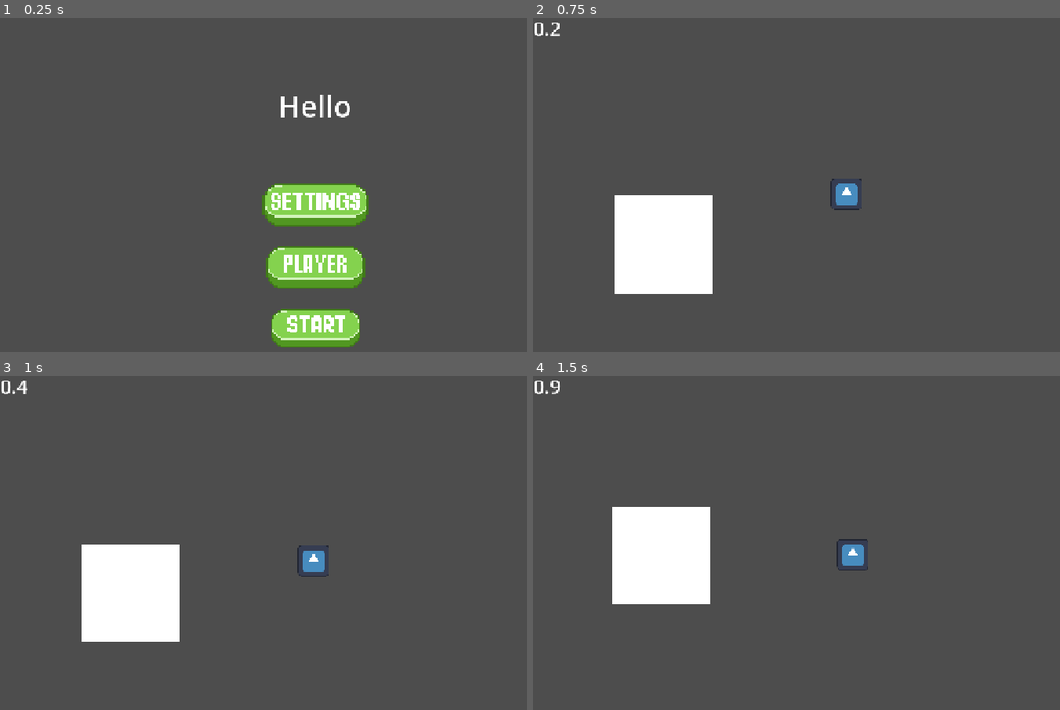
Above: before the commit, frames 1-4 (two rows, left to right).
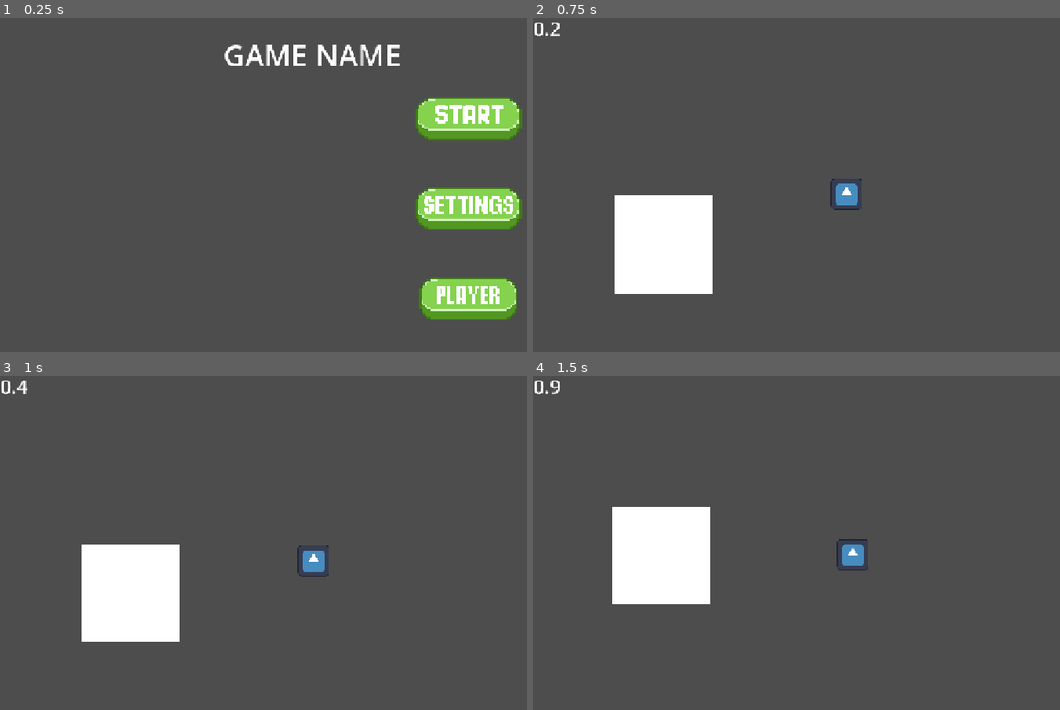
Above: after the commit, the same moments.

Repository: SebastianFiser/hc-haven-bounce-back
Game: Godot game, scene res://scenes/main.tscn
The game is run twice, just before and just after one commit, with the same random seed, the same clock (stepped at 60 frames per second) and the same inputs. The engine's default icon, where the game draws it, is replaced by a stand-in: a white triangle on a blue panel in a dark square.
Inputs (mouse positions are in pixels of both pictures, inside the frame that each line leads up to; where the layout moved, square brackets give the same spot in the first picture):
- Up to frame 1 (0.25 s): no input
- Up to frame 2 (0.75 s): click (1002, 118) [849, 328] at 0.5 s
- Up to frame 3 (1 s): no input
- Up to frame 4 (1.5 s): hold D (move_right) from 1.28 s (still down)

The runs differ from the first frame. In frame 1, 15% of the frame differs, in the area x 42-100%, y 7-99%; in frame 2, nothing differs; in frame 3, nothing differs; in frame 4, nothing differs.

Commit message:
Settings

Diff:
--- a/scenes/main.tscn
+++ b/scenes/main.tscn
@@ -52,22 +52,22 @@
 
 [node name="Label" type="Label" parent="Start" unique_id=2088382483]
 layout_mode = 0
-offset_left = 568.0
-offset_top = 144.0
-offset_right = 718.0
-offset_bottom = 227.0
+offset_left = 456.0
+offset_top = 40.0
+offset_right = 819.0
+offset_bottom = 123.0
 theme_override_font_sizes/font_size = 60
-text = "Hello"
+text = "GAME NAME"
 
 [node name="start" type="TextureButton" parent="Start" unique_id=788135746]
 layout_mode = 1
 anchors_preset = -1
 anchor_right = 1.0
 anchor_bottom = 1.0
-offset_left = 552.0
-offset_top = 600.0
-offset_right = -636.0
-offset_bottom = -80.0
+offset_left = 848.0
+offset_top = 168.0
+offset_right = -324.0
+offset_bottom = -508.0
 scale = Vector2(2, 2)
 texture_normal = SubResource("AtlasTexture_k6tcs")
 texture_pressed = SubResource("AtlasTexture_svmvm")
@@ -79,10 +79,10 @@
 anchors_preset = -1
 anchor_right = 1.0
 anchor_bottom = 1.0
-offset_left = 544.0
-offset_top = 472.0
-offset_right = -536.0
-offset_bottom = -160.0
+offset_left = 856.0
+offset_top = 536.0
+offset_right = -224.0
+offset_bottom = -96.0
 texture_normal = SubResource("AtlasTexture_0wfyh")
 texture_pressed = SubResource("AtlasTexture_sugp2")
 texture_hover = SubResource("AtlasTexture_85g3d")
@@ -90,10 +90,10 @@
 
 [node name="settings" type="TextureButton" parent="Start" unique_id=539181291]
 layout_mode = 0
-offset_left = 536.0
-offset_top = 344.0
-offset_right = 752.0
-offset_bottom = 432.0
+offset_left = 848.0
+offset_top = 352.0
+offset_right = 1064.0
+offset_bottom = 440.0
 texture_normal = SubResource("AtlasTexture_jyhfs")
 texture_pressed = SubResource("AtlasTexture_tbgi4")
 texture_hover = SubResource("AtlasTexture_tefeu")
Renamed: Settings.tscn -> scenes/settings.tscn
